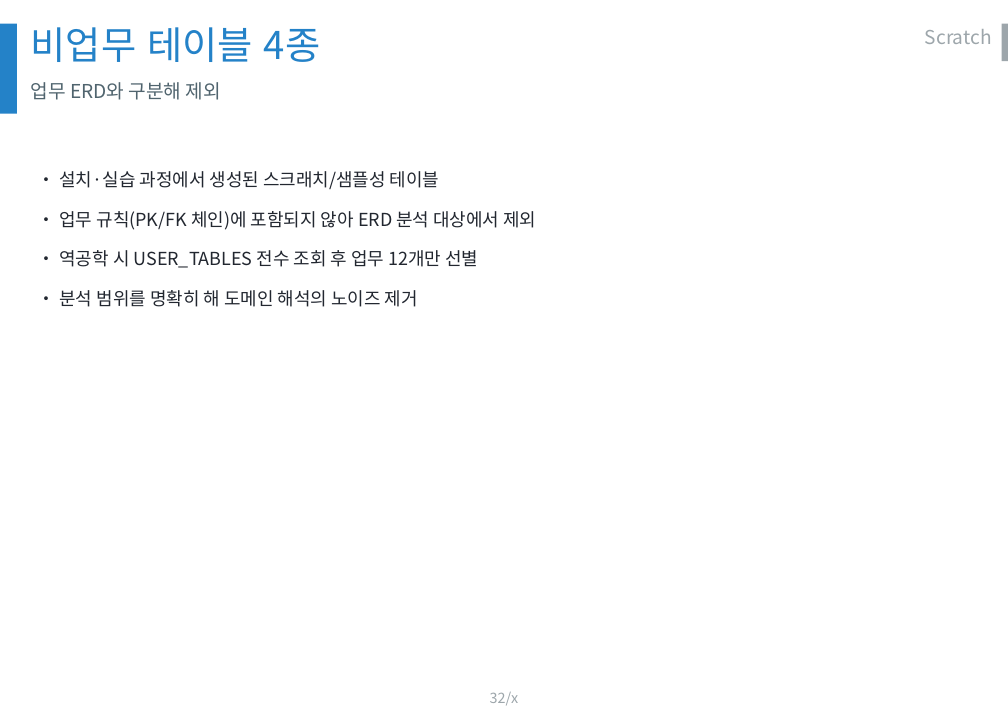
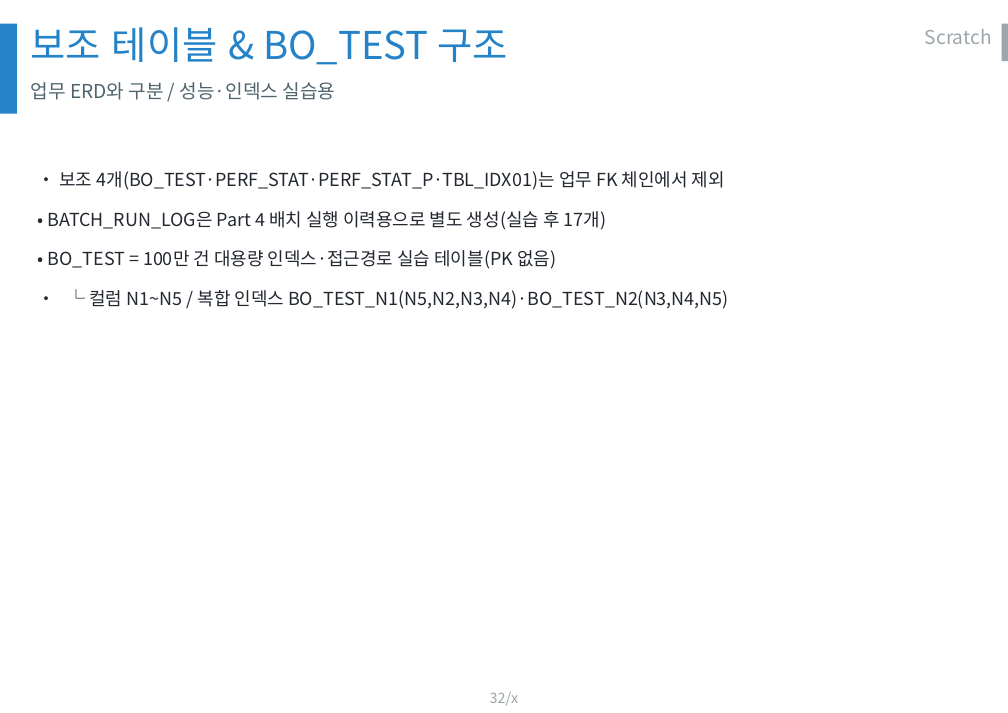
Before and after one commit to olmas70/slides, a slide deck: slide 32 of ppt/BO_DB운영_발표.pptx. Drawn at 1008x713 pixels with LibreOffice and Linux fonts; fonts in the diff are those of the drawing; background and template pictures are left out. Boxes give left, top, right and bottom in pixels: in the first picture for what was removed or moved away, otherwise in the second. Text is boxed around its words. In the diff, an @@ line names an element or a change of style, - is before the commit and + after.

```diff
--- a/ppt/BO_DB운영_발표.pptx
+++ b/ppt/BO_DB운영_발표.pptx
@@ text at (x1=31, y1=27, x2=508, y2=65): text changed @@
-비업무 테이블 4종
+보조 테이블 & BO_TEST 구조
@@ text at (x1=31, y1=82, x2=336, y2=100): text changed @@
-업무 ERD와 구분해 제외
+업무 ERD와 구분 / 성능·인덱스 실습용
@@ text at (x1=48, y1=171, x2=729, y2=309): text changed @@
-• 설치·실습 과정에서 생성된 스크래치/샘플성 테이블
-• 업무 규칙(PK/FK 체인)에 포함되지 않아 ERD 분석 대상에서 제외
-• 역공학 시 USER_TABLES 전수 조회 후 업무 12개만 선별
-• 분석 범위를 명확히 해 도메인 해석의 노이즈 제거
+• 보조 4개(BO_TEST·PERF_STAT·PERF_STAT_P·TBL_IDX01)는 업무 FK 체인에서 제외
+• BATCH_RUN_LOG은 Part 4 배치 실행 이력용으로 별도 생성(실습 후 17개)
+• BO_TEST = 100만 건 대용량 인덱스·접근경로 실습 테이블(PK 없음)
+• └ 컬럼 N1~N5 / 복합 인덱스 BO_TEST_N1(N5,N2,N3,N4)·BO_TEST_N2(N3,N4,N5)
```
Also in this commit, not shown: 2 other slides changed.
